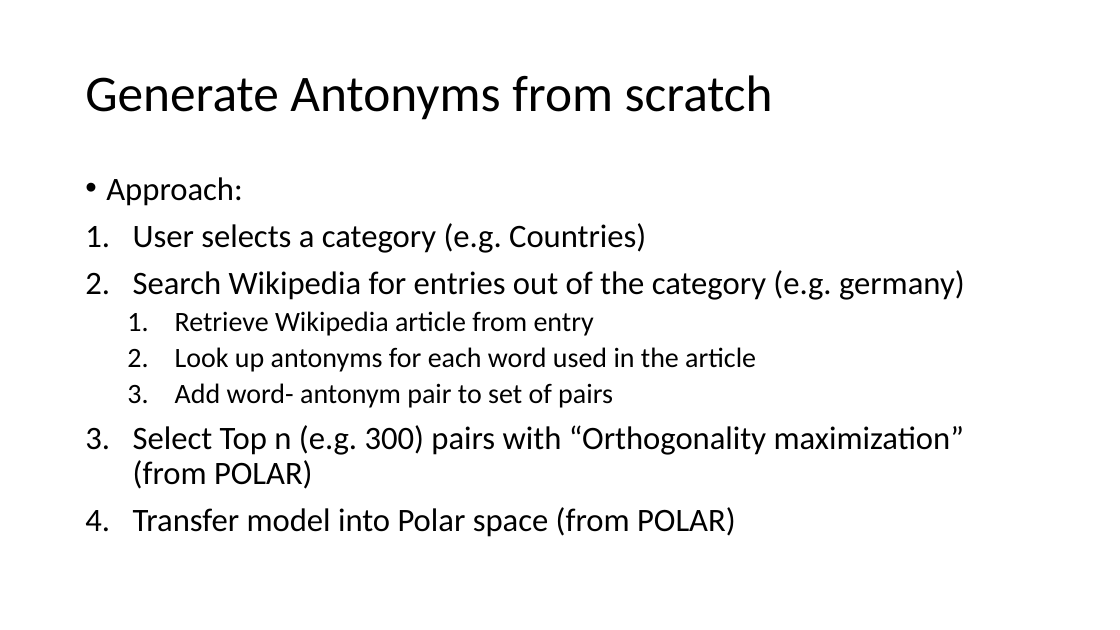
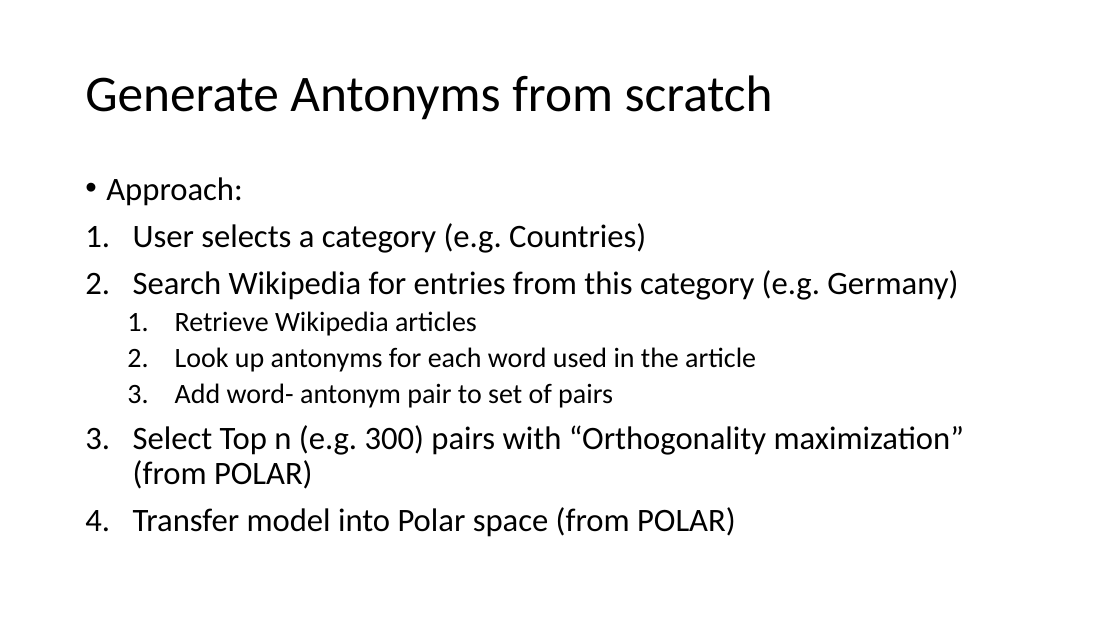
Before and after one commit to ichbinhandsome/Semantic-Differentials-for-Wikipedia-using-the-POLAR-Framework, a slide deck: slide 2 of JanEngler/Praktikum/Results Antonym generation.pptx. Drawn at 1120x630 pixels with LibreOffice and Linux fonts; fonts in the diff are those of the drawing. Boxes give left, top, right and bottom in pixels: in the first picture for what was removed or moved away, otherwise in the second. Text is boxed around its words. In the diff, an @@ line names an element or a change of style, - is before the commit and + after.

```diff
--- a/JanEngler/Praktikum/Results Antonym generation.pptx
+++ b/JanEngler/Praktikum/Results Antonym generation.pptx
@@ text at (133, 270, 958, 336): text changed @@
-2. Search Wikipedia for entries out of the category (e.g. germany)
-  1. Retrieve Wikipedia article from entry
+2. Search Wikipedia for entries from this category (e.g. Germany)
+  1. Retrieve Wikipedia articles
```
Also in this commit, not shown: 2 other slides changed, 12 slides added, 3 other files.
